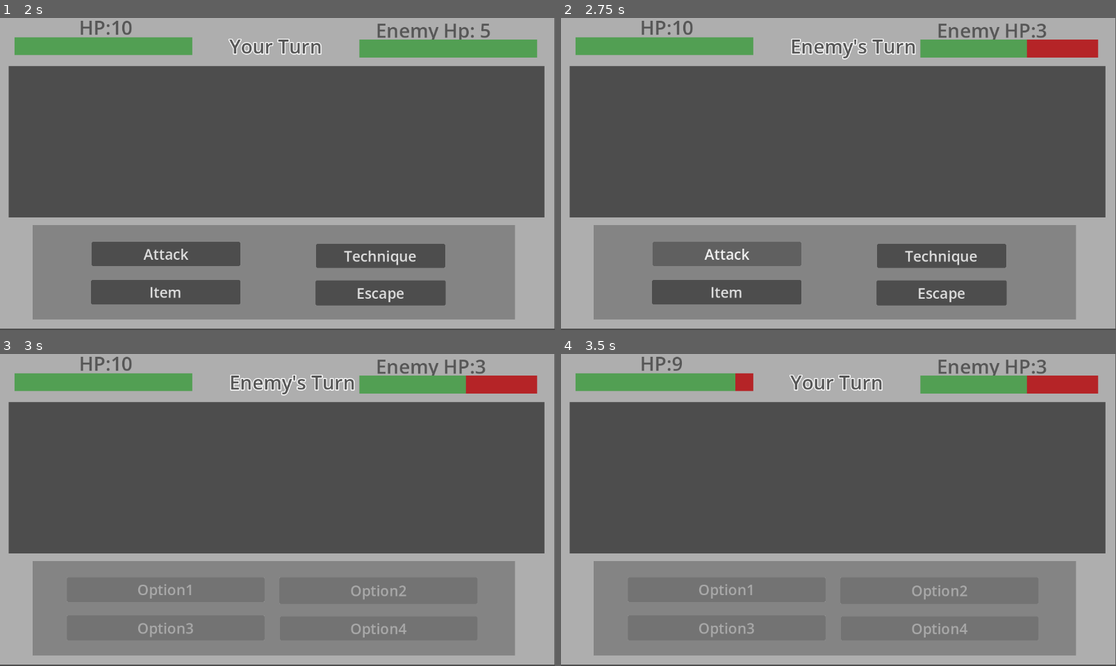
Above: before the commit, frames 1-4 (two rows, left to right).
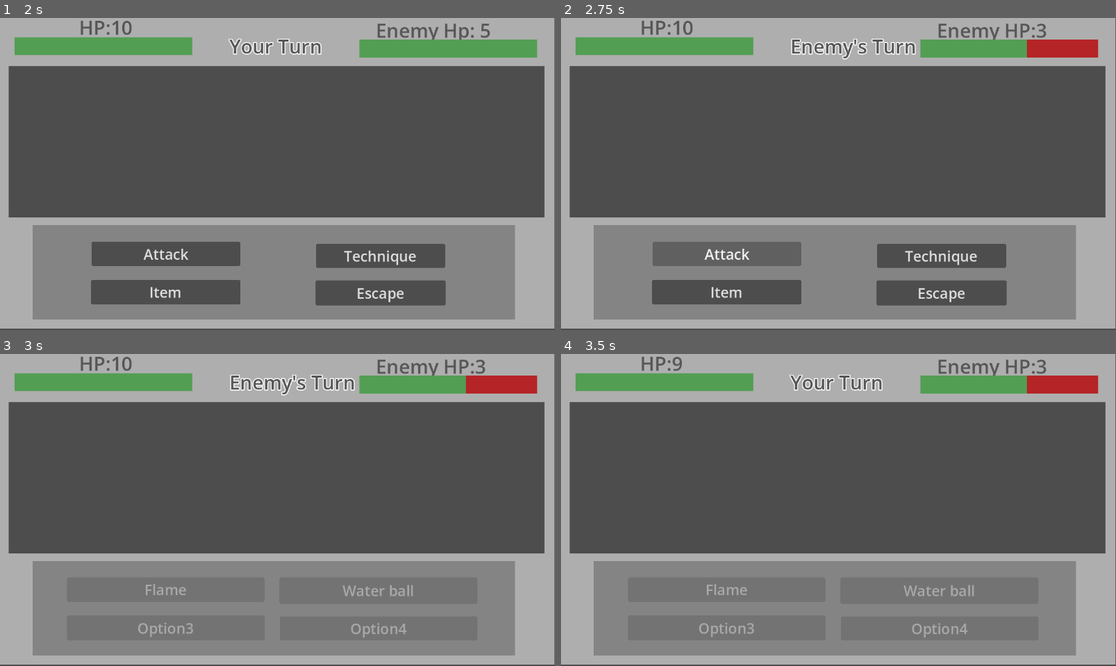
Above: after the commit, the same moments.

Repository: harrilo-boop/Final-design
Game: Godot game, scene res://scenes/overworld.tscn
The game is run twice, just before and just after one commit, with the same random seed, the same clock (stepped at 60 frames per second) and the same inputs.
Inputs:
- Up to frame 1 (2 s): tap Enter at 0.5 s; hold D (ui_right) 0.53-1.28 s; tap Space at 1.25 s; hold S (ui_down) from 1.28 s (still down)
- Up to frame 2 (2.75 s): release S (ui_down) at 2 s; click "Attack" at 2 s
- Up to frame 3 (3 s): click "Technique" at 2.75 s
- Up to frame 4 (3.5 s): no input

Frames 1-2 are identical in both runs. In frame 3, 0.3% of the frame differs, in the area x 24-75%, y 73-79%; in frame 4, 0.5%, in the area x 24-75%, y 6-79%.
Error after the commit: Invalid access to property or key 'tech_name' on a base object of type 'Nil'. (res://script/battle.gd:112)

Commit message:
Continue technique system progress

Diff:
--- a/final-project/project.godot
+++ b/final-project/project.godot
@@ -64,11 +64,6 @@
 "events": [Object(InputEventKey,"resource_local_to_scene":false,"resource_name":"","device":-1,"window_id":0,"alt_press …(195 unchanged characters)…
 ]
 }
-ui_dash={
-"deadzone": 0.2,
-"events": [Object(InputEventKey,"resource_local_to_scene":false,"resource_name":"","device":-1,"window_id":0,"alt_pressed":false,"shift_pressed":false,"ctrl_pressed":false,"meta_pressed":false,"pressed":false,"keycode":0,"physical_keycode":4194325,"key_label":0,"unicode":0,"location":0,"echo":false,"script":null)
-]
-}
 
 [physics]
 
--- /dev/null
+++ b/final-project/resources/Enemy/Enemy_base1.tres
@@ -0,0 +1,11 @@
+[gd_resource type="Resource" script_class="enemy_resource" format=3 uid="uid://beb1twq6mgtrh"]
+
+[ext_resource type="Script" uid="uid://dfpgh1ebpmoho" path="res://script/resource_enemy.gd" id="1_1y6vl"]
+
+[resource]
+script = ExtResource("1_1y6vl")
+enemy_name = "Testing enemy"
+resist = 2
+enemy_hp = 5
+xp_give = 3
+metadata/_custom_type_script = "uid://dfpgh1ebpmoho"
--- a/final-project/scenes/In_battle.tscn
+++ b/final-project/scenes/In_battle.tscn
@@ -1,6 +1,16 @@
 [gd_scene format=3 uid="uid://c2llhgubrrgix"]
 
 [ext_resource type="Script" uid="uid://crscq0jn3a2rj" path="res://script/battle.gd" id="1_acoj8"]
+[ext_resource type="Script" uid="uid://cdhyyklnof0xc" path="res://script/resource_tech.gd" id="2_a7cga"]
+[ext_resource type="Script" uid="uid://dfpgh1ebpmoho" path="res://script/resource_enemy.gd" id="3_vqpje"]
+
+[sub_resource type="Resource" id="Resource_vqpje"]
+script = ExtResource("2_a7cga")
+metadata/_custom_type_script = "uid://cdhyyklnof0xc"
+
+[sub_resource type="Resource" id="Resource_4ebmv"]
+script = ExtResource("3_vqpje")
+metadata/_custom_type_script = "uid://dfpgh1ebpmoho"
 
 [sub_resource type="LabelSettings" id="LabelSettings_vqpje"]
 font_size = 40
@@ -33,7 +43,7 @@
 
 [sub_resource type="StyleBoxFlat" id="StyleBoxFlat_b4e4d"]
 
-[node name="Node2D" type="Node2D" unique_id=1501097680 node_paths=PackedStringArray("turn_label", "hp_ui", "enemy_ui", "change_turn", "player_bar", "enemy_bar", "options_button", "tech_options")]
+[node name="Node2D" type="Node2D" unique_id=1501097680 node_paths=PackedStringArray("turn_label", "hp_ui", "enemy_ui", "change_turn", "player_bar", "enemy_bar", "options_button", "tech_options", "tech_1", "tech_2", "tech_3", "tech_4")]
 script = ExtResource("1_acoj8")
 turn_label = NodePath("Stats_UI/Turn_label")
 hp_ui = NodePath("Stats_UI/Playerhp_label")
@@ -43,6 +53,12 @@
 enemy_bar = NodePath("Stats_UI/Enemyhp")
 options_button = NodePath("Options_button")
 tech_options = NodePath("Tech_options")
+tech_resource = SubResource("Resource_vqpje")
+enemy_resource = SubResource("Resource_4ebmv")
+tech_1 = NodePath("Tech_options/Option1_button/Option1")
+tech_2 = NodePath("Tech_options/Option2_button/Option2")
+tech_3 = NodePath("Tech_options/Option3_button/Option3")
+tech_4 = NodePath("Tech_options/Option4_button/Option4")
 
 [node name="Demo1" type="ColorRect" parent="." unique_id=1242858733]
 offset_top = 414.0
--- a/final-project/scenes/Pause_menu.tscn
+++ b/final-project/scenes/Pause_menu.tscn
@@ -9,6 +9,12 @@
 [sub_resource type="LabelSettings" id="LabelSettings_jmde5"]
 font_size = 40
 font_color = Color(0, 0, 0, 1)
+
+[sub_resource type="StyleBoxFlat" id="StyleBoxFlat_c20xd"]
+bg_color = Color(0.62355983, 0.6235599, 0.6235597, 1)
+
+[sub_resource type="StyleBoxFlat" id="StyleBoxFlat_lddbi"]
+bg_color = Color(0.62352943, 0.62352943, 0.62352943, 1)
 
 [node name="Control" type="Control" unique_id=1893809416]
 layout_mode = 3
@@ -65,9 +71,12 @@
 offset_top = 164.0
 offset_right = 371.0
 offset_bottom = 226.0
+theme_override_styles/panel = SubResource("StyleBoxFlat_c20xd")
 
 [node name="Button" type="Button" parent="Resume_button" unique_id=2083115308]
 layout_mode = 2
+theme_override_font_sizes/font_size = 40
+text = "Resume"
 
 [node name="Stats_button" type="PanelContainer" parent="." unique_id=1626214296]
 layout_mode = 0
@@ -75,6 +84,9 @@
 offset_top = 292.0
 offset_right = 371.0
 offset_bottom = 362.0
+theme_override_styles/panel = SubResource("StyleBoxFlat_lddbi")
 
 [node name="Button" type="Button" parent="Stats_button" unique_id=1439874625]
 layout_mode = 2
+theme_override_font_sizes/font_size = 40
+text = "Stats"
--- a/final-project/script/battle.gd
+++ b/final-project/script/battle.gd
@@ -16,11 +16,11 @@
 var enemy_atk:int = 1
 var enemy_def:int = 0
 #Other options button variables
+var equipped_tech: Array[tech_resource] = [null, null, null, null]
 
 #Damage calculate variables
 var total_damage_atk:int = 0
 var total_enemy_atk:int = 0
-
 
 @export var turn_label: Label
 @export var hp_ui: Label
@@ -30,6 +30,12 @@
 @export var enemy_bar: ProgressBar
 @export var options_button: Control
 @export var tech_options: Control
+@export var tech_resource: Resource
+@export var enemy_resource: Resource
+@export var tech_1: Button
+@export var tech_2: Button
+@export var tech_3: Button
+@export var tech_4: Button
 
 
 # Called when the node enters the scene tree for the first time.
@@ -47,8 +53,24 @@
 	enemy_bar.max_value = max_enemy_hp
 	enemy_bar.value = enemy_hp
 	hp_ui.text = "HP:" + str(player_hp)
+	equipped_tech = Global.equipped_tech
+
 	options_button.show()
 	tech_options.hide()
+
+func player_turn_change() -> void:
+	player_turn = false
+	enemy_turn = true
+	turn_label.text = "Enemy's Turn"
+	enemy_ui.text = "Enemy HP:" + str(enemy_hp)
+	change_turn.start()
+
+func enemy_turn_change() -> void:
+	player_turn = true
+	enemy_turn = false
+	turn_label.text = "Your Turn"
+	hp_ui.text = "HP:" + str(player_hp)
+	change_turn.start()
 
 func _attack_choose() -> void:
 	if player_turn == true and enemy_turn == false:
@@ -56,11 +78,8 @@
 			total_damage_atk = max(0, weapon_atk - enemy_def)
 			enemy_hp = max(0, enemy_hp - total_damage_atk)
 			enemy_bar.value = enemy_hp
-			player_turn = false
-			enemy_turn = true
-			turn_label.text = "Enemy's Turn"
-			enemy_ui.text = "Enemy HP:" + str(enemy_hp)
-			change_turn.start()
+			player_bar.value = player_hp
+			player_turn_change()
 		if enemy_hp == 0:
 			xp_earn += 10
 			battle_end()
@@ -74,11 +93,7 @@
 	if player_hp >= 1:
 		total_enemy_atk = max(0, enemy_atk - armor_def)
 		player_hp = max(0, player_hp - total_enemy_atk)
-		player_bar.value = player_hp
-		player_turn = true
-		enemy_turn = false
-		turn_label.text = "Your Turn"
-		hp_ui.text = "HP:" + str(player_hp)
+		enemy_turn_change()
 	if player_hp <= 0:
 		battle_end()
 
@@ -90,3 +105,25 @@
 func _on_tech_pressed() -> void:
 	options_button.hide()
 	tech_options.show()
+	for tech in Global.equipped_tech:
+		if tech != null:
+			tech_1.text = equipped_tech[0].tech_name
+			tech_2.text = equipped_tech[1].tech_name
+			tech_3.text = equipped_tech[2].tech_name
+			tech_4.text = equipped_tech[3].tech_name
+		elif tech == null:
+			tech_1.text = "Blank"
+			tech_2.text = "Blank"
+			tech_3.text = "Blank"
+			tech_4.text = "Blank"
+
+
+func tech_damage_check(tech: tech_resource) -> void:
+	var tech_damage = tech_resource.tech_atk
+	var ability_type = tech_resource.ability
+	if enemy_resource.weak == ability_type:
+		tech_damage *= 2 #Hit the weakness get critical
+	elif enemy_resource.resist == ability_type:
+		tech_damage /= 2 #Hit the resist get half damage
+	enemy_hp = max(0,enemy_hp - tech_damage)
+	enemy_bar.value = enemy_hp
--- a/final-project/script/global.gd
+++ b/final-project/script/global.gd
@@ -2,6 +2,8 @@
 #All Variables for player in game
 
 @export var weapon_stats: Resource
+@export var armor_stats: Resource
+
 #Player's health
 var player_hp:int = 10
 var max_player_hp:int = 10
@@ -13,7 +15,7 @@
 var armor_def:int = 1
 
 #Player's tech options
-#HOLD IT---------------
+var equipped_tech: Array[tech_resource] = [null, null, null, null]
 
 #Player's experience system
 var player_xp:int = 0
@@ -37,6 +39,12 @@
 var current_level:int = 0
 
 #Updating player's health after battle
+func _ready() -> void:
+	equipped_tech[0] = load("res://resources/Tech/Fire_tech1.tres")
+	equipped_tech[1] = load("res://resources/Tech/Water_tech1.tres")
+	equipped_tech[2] = null
+	equipped_tech[3] = null
+
 func battle_hp_update(total_enemy_attack: int) -> void:
 	player_hp = player_hp - total_enemy_attack
 
@@ -55,5 +63,6 @@
 		xp_needed = level_up(xp_level)
 		print(xp_level , "and" , xp_needed) #For testing use
 
-func current_weapon() -> void:
+func current_stats() -> void:
 	weapon_atk = weapon_stats.weapon_atk
+	armor_def = armor_stats.armor_def
--- a/final-project/script/player.gd
+++ b/final-project/script/player.gd
@@ -27,6 +27,9 @@
 func _process(delta: float) -> void:
 	move_player()
 	handle_attack()
+	if Input.is_action_just_pressed("ui_pause"):
+		get_tree().call_deferred("change_scene_to_file", "res://scenes/Pause_menu.tscn")
+
 
 func move_player() -> void:
 	var direction: Vector2 = Vector2(0.0, 0.0)
--- a/final-project/script/resource_enemy.gd
+++ b/final-project/script/resource_enemy.gd
@@ -3,8 +3,10 @@
 
 @export var enemy_name: String
 @export var weak: weakness
+@export var resist:resistance
 @export var enemy_atk:int = 1
 @export var enemy_hp:int = 0
 @export var xp_give:int = 1
 
 enum weakness{Fire, Water, Electric, Wind}
+enum resistance{Fire, Water, Electric, Wind}
